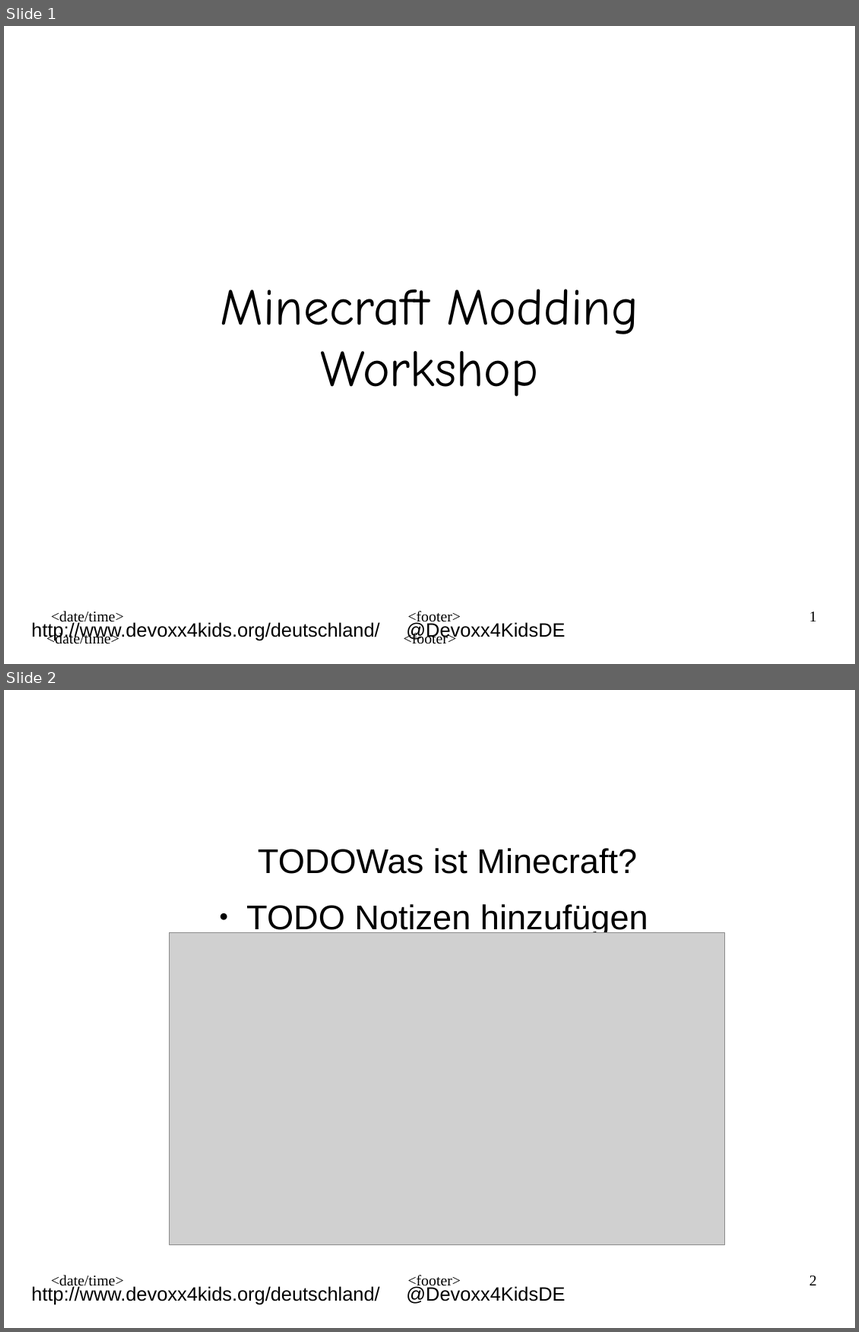
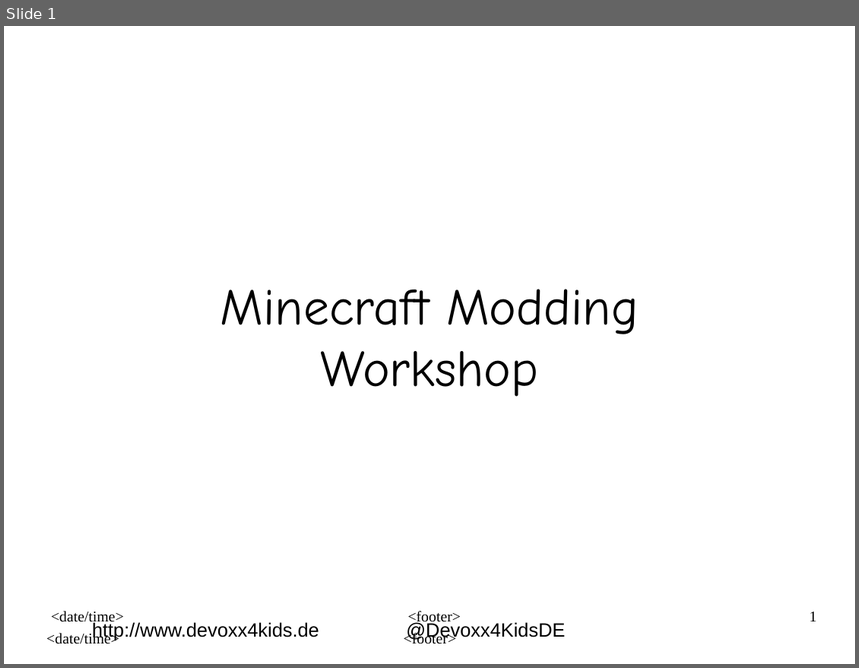
Before and after one commit to Devoxx4KidsDE/workshop-minecraft-modding-raspberry-pi, a slide deck: presentation/minecraft@pi_de.odp. Shown one above the other, each under a label of ours: slides 1 and 2 before the commit, slide 1 after it. The pictures are 859x1332 and 859x668 pixels, drawn with LibreOffice and Linux fonts; fonts in the diff are those of the drawing; grey boxes stand for pictures; background and template pictures are left out. Boxes give left, top, right and bottom in pixels: in the first picture for what was removed or moved away, otherwise in the second. Text is boxed around its words. In the diff, an @@ line names an element or a change of style, - is before the commit and + after.

```diff
--- a/presentation/minecraft@pi_de.odp
+++ b/presentation/minecraft@pi_de.odp
@@ slide 2 removed at [4, 690, 855, 1328], background #FFFFFF; not listed: 5 template elements that a slide beside it also shows @@
@@ text removed at [246, 848, 648, 936] @@
-TODOWas ist Minecraft?
-● TODO Notizen hinzufügen
@@ picture removed at [169, 933, 724, 1246] @@
@@ slide 1 changed as well @@
@@ text at [92, 622, 319, 642]: text changed @@
-http://www.devoxx4kids.org/deutschland/
+http://www.devoxx4kids.de
```
Also in this commit, not shown: 5 other slides changed, 3 slides added, 2 other slides removed, 10 other files.
